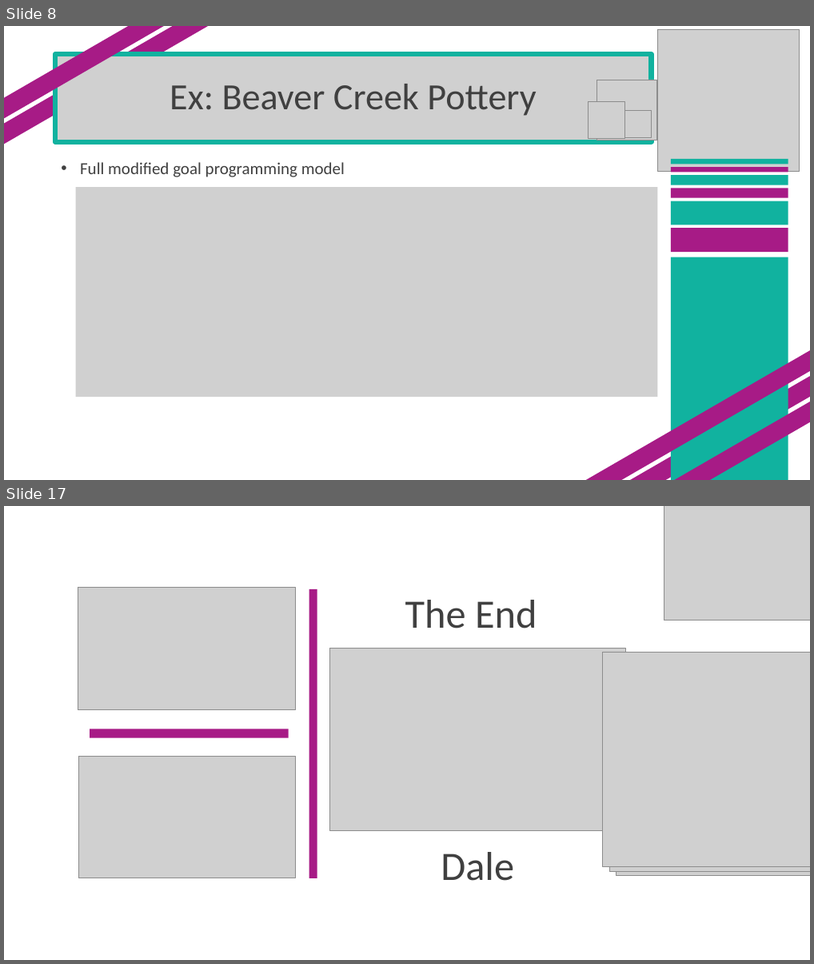
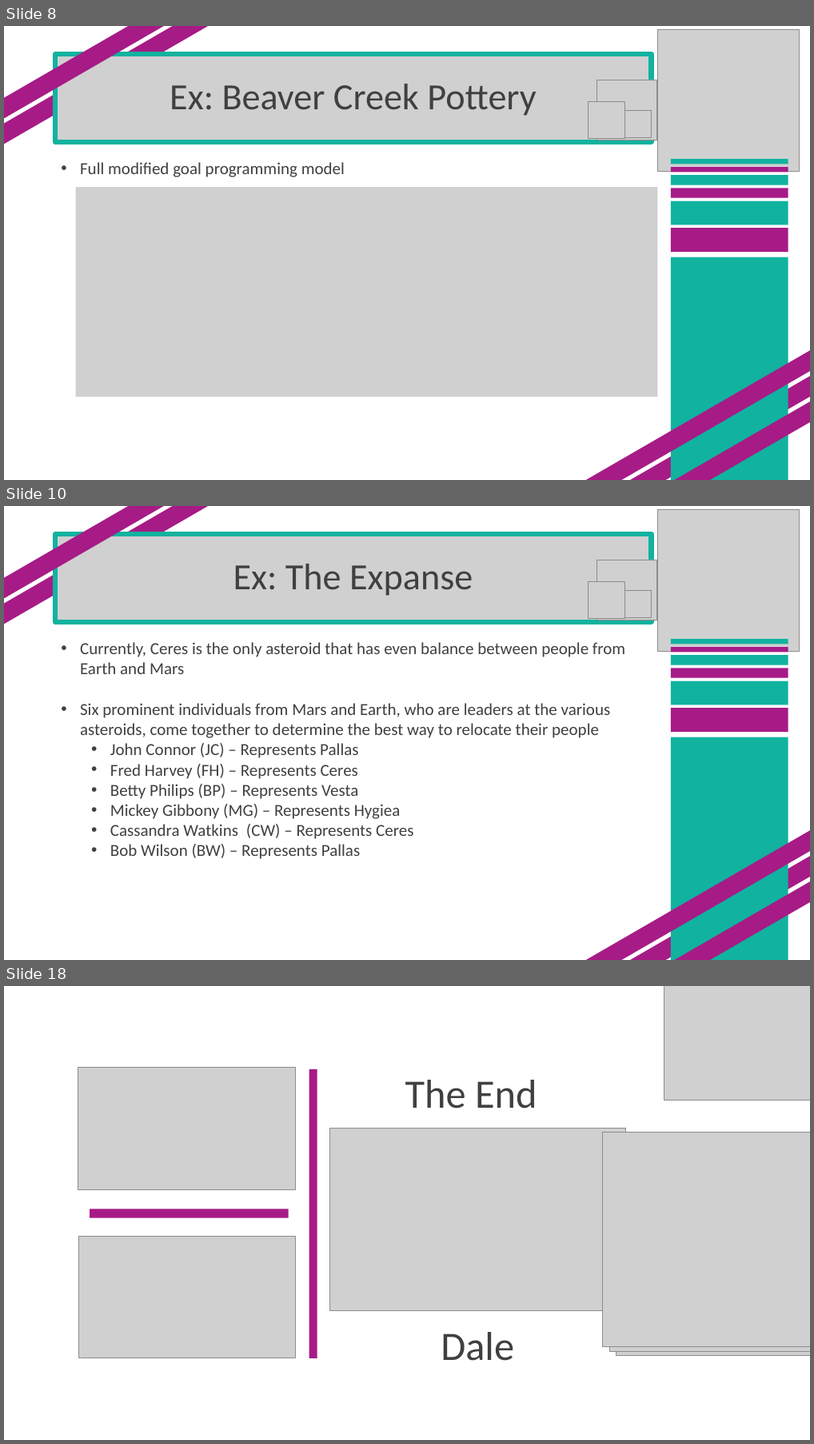
Before and after one commit to SuperMarioGiacomazzo/STOR305_WEBSITE, a slide deck: Lectures/Lecture 16/Lecture 16.pptx. Shown one above the other, each under a label of ours: slides 8 and 17 before the commit, slides 8, 10 and 18 after it; the slides between them are not shown. The pictures are 814x964 and 814x1444 pixels, drawn with LibreOffice and Linux fonts; fonts in the diff are those of the drawing; grey boxes stand for pictures. Boxes give left, top, right and bottom in pixels: in the first picture for what was removed or moved away, otherwise in the second. Text is boxed around its words. In the diff, an @@ line names an element or a change of style, - is before the commit and + after.

```diff
--- a/Lectures/Lecture 16/Lecture 16.pptx
+++ b/Lectures/Lecture 16/Lecture 16.pptx
@@ slide 10 added at (4,506,810,960), background #FFFFFF @@
@@ rectangle added at (4,506,218,634), fill #A71B86 @@
@@ rectangle added at (4,506,206,614), fill #A71B86 @@
@@ picture added at (658,509,799,651) @@
@@ picture added at (55,535,652,621) @@
@@ title added at (55,534,652,621), outline #11B29F 6 pt, 44 pt, text #404040 @@
+Ex: The Expanse
@@ picture added at (597,560,658,620) @@
@@ picture added at (588,582,625,618) @@
@@ picture added at (626,591,652,617) @@
@@ text added at (80,642,626,859), 20 pt, text #404040 @@
+• Currently, Ceres is the only asteroid that has even balance between people from Earth and Mars
+• Six prominent individuals from Mars and Earth, who are leaders at the various asteroids, come together to determine the best way to relocate their people
+  • John Connor (JC) – Represents Pallas
+  • Fred Harvey (FH) – Represents Ceres
+  • Betty Philips (BP) – Represents Vesta
+  • Mickey Gibbony (MG) – Represents Hygiea
+  • Cassandra Watkins (CW) – Represents Ceres
+  • Bob Wilson (BW) – Represents Pallas
@@ rectangle added at (671,639,789,644), fill #11B29F @@
@@ rectangle added at (671,647,789,652), fill #A71B86 @@
@@ rectangle added at (671,655,789,664), fill #11B29F @@
@@ rectangle added at (671,668,789,678), fill #A71B86 @@
@@ rectangle added at (671,681,789,705), fill #11B29F @@
@@ rectangle added at (671,708,789,732), fill #A71B86 @@
@@ rectangle added at (671,737,789,960), fill #11B29F @@
@@ rectangle added at (567,814,810,960), fill #A71B86 @@
@@ rectangle added at (618,833,810,960), fill #A71B86 @@
@@ rectangle added at (630,852,810,960), fill #A71B86 @@
@@ what was slide 17 is now slide 18 @@
```
Also in this commit, not shown: 7 slides changed, 1 other slide added, 1 slide removed, 6 other files.
